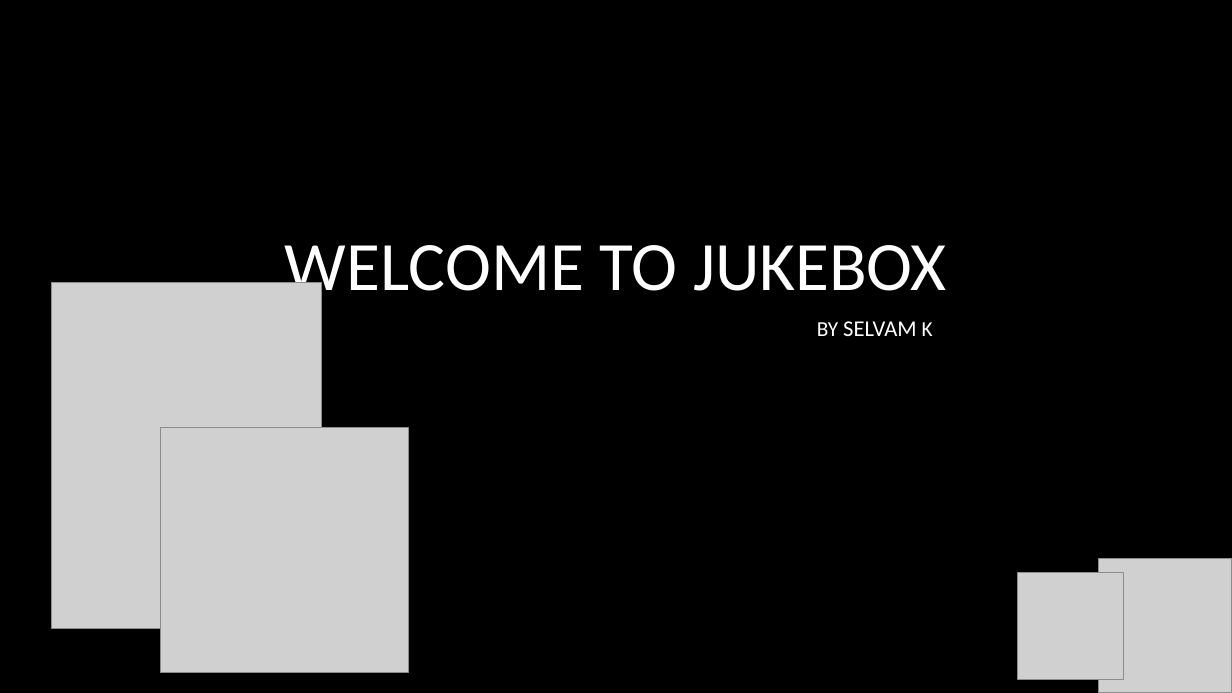
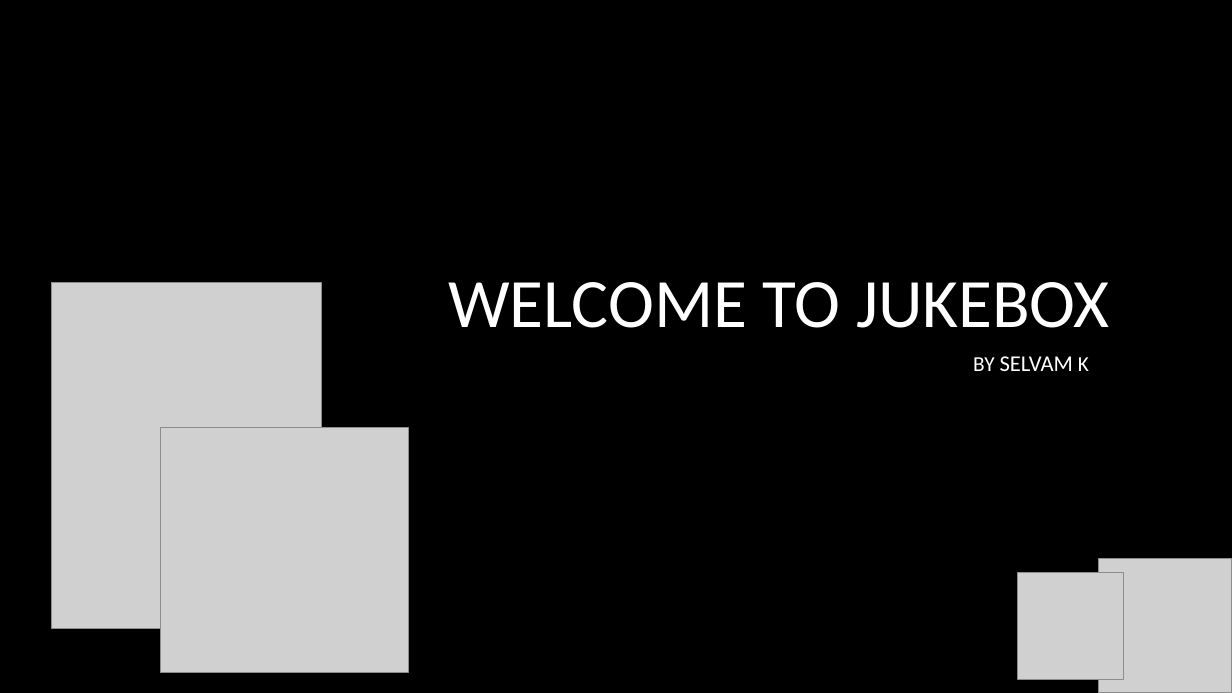
Before and after one commit to Selvam-ks/JukeBox, a slide deck: slide 1 of lib/Welcome to Jukebox.pptx. Drawn at 1232x693 pixels with LibreOffice and Linux fonts; fonts in the diff are those of the drawing; grey boxes stand for pictures; background and template pictures are left out. Boxes give left, top, right and bottom in pixels: in the first picture for what was removed or moved away, otherwise in the second. Text is boxed around its words. In the diff, an @@ line names an element or a change of style, - is before the commit and + after.

```diff
--- a/lib/Welcome to Jukebox.pptx
+++ b/lib/Welcome to Jukebox.pptx
@@ title "WELCOME TO JUKEBOX" rewrapped from bbox=[285, 245, 947, 308] to bbox=[448, 282, 1110, 328] @@
@@ subtitle "BY SELVAM K": place and size @@
-subtitle "BY SELVAM K" at bbox=[817, 321, 933, 336]
+subtitle "BY SELVAM K" at bbox=[973, 356, 1089, 371]
```
Also in this commit, not shown: 2 other slides changed, 1 slide added, 4 other files.
